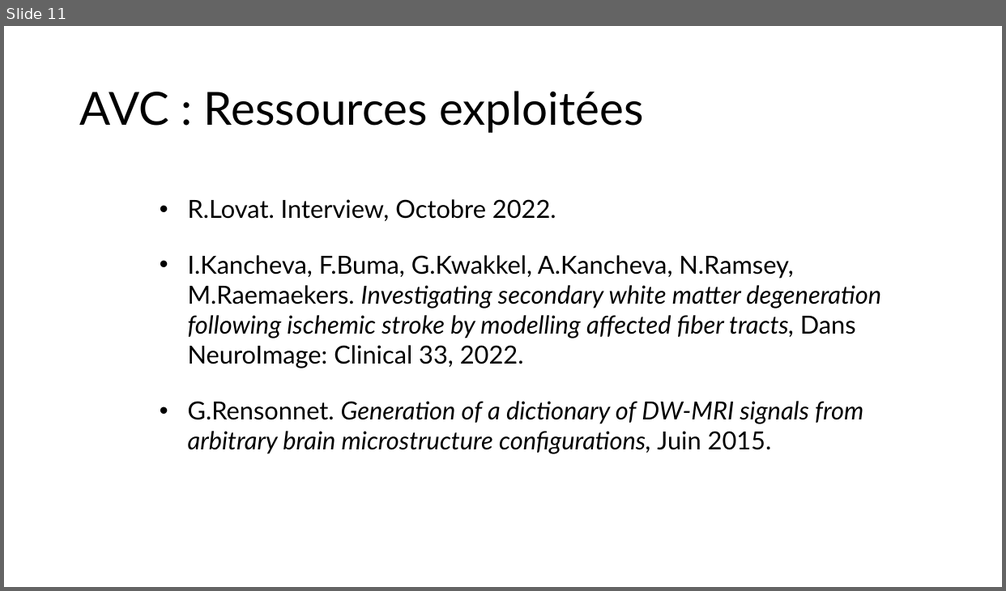
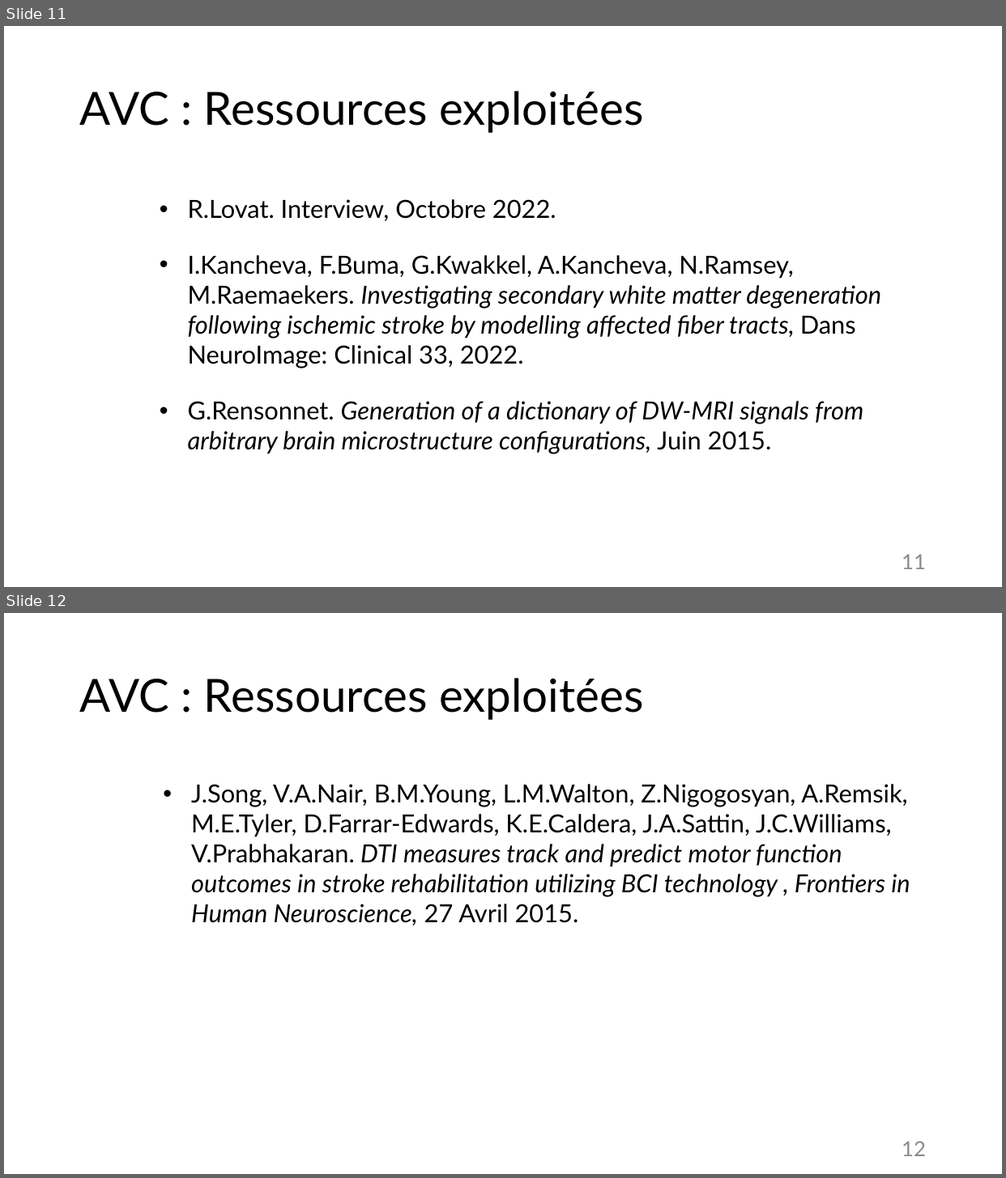
Before and after one commit to Deriorican/Memoire_dRMI_strokes, a slide deck: Présentations/Présentation1.pptx. Shown one above the other, each under a label of ours: slide 11 before the commit, slides 11 and 12 after it. The pictures are 1006x591 and 1006x1178 pixels, drawn with LibreOffice and Linux fonts; fonts in the diff are those of the drawing. Boxes give left, top, right and bottom in pixels: in the first picture for what was removed or moved away, otherwise in the second. Text is boxed around its words. In the diff, an @@ line names an element or a change of style, - is before the commit and + after.

```diff
--- a/Présentations/Présentation1.pptx
+++ b/Présentations/Présentation1.pptx
@@ slide 12 added at (4,613,1002,1174), background #FFFFFF @@
@@ title added at (80,678,643,720), 44 pt, text #000000 @@
+AVC : Ressources exploitées
@@ text added at (191,784,910,926), 24 pt, text #000000 @@
+• J.Song, V.A.Nair, B.M.Young, L.M.Walton, Z.Nigogosyan, A.Remsik, M.E.Tyler, D.Farrar-Edwards, K.E.Caldera, J.A.Sattin, J.C.Williams, V.Prabhakaran. DTI measures track and predict motor function outcomes in stroke rehabilitation utilizing BCI technology , Frontiers in Human Neuroscience, 27 Avril 2015.
@@ page number added at (901,1141,926,1157), 20 pt, text #8C8C8C @@
+12
@@ slide 11 changed as well @@
@@ page number added at (901,554,926,570), 20 pt, text #8C8C8C @@
+11
```
Also in this commit, not shown: 11 other slides changed, 3 other slides added.
